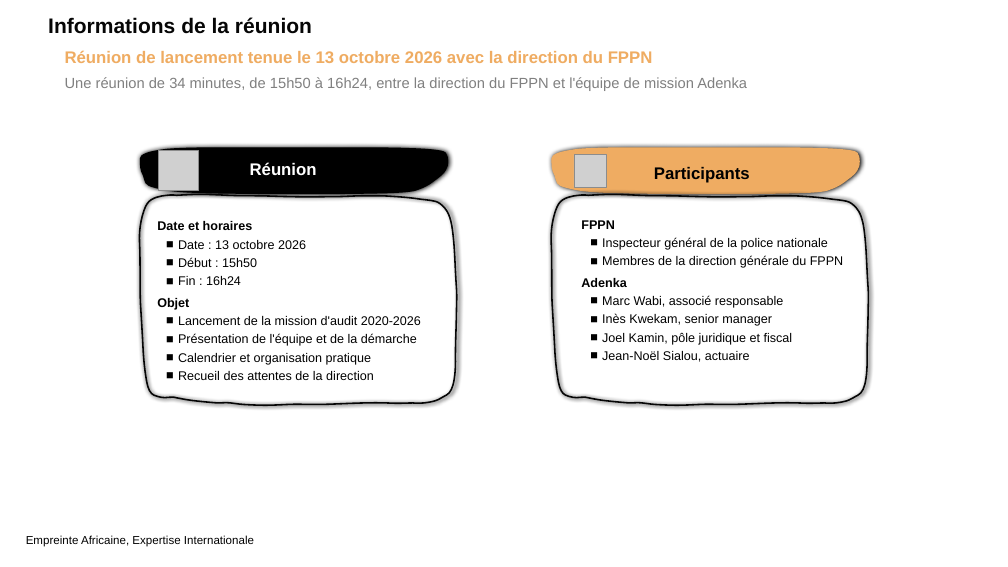
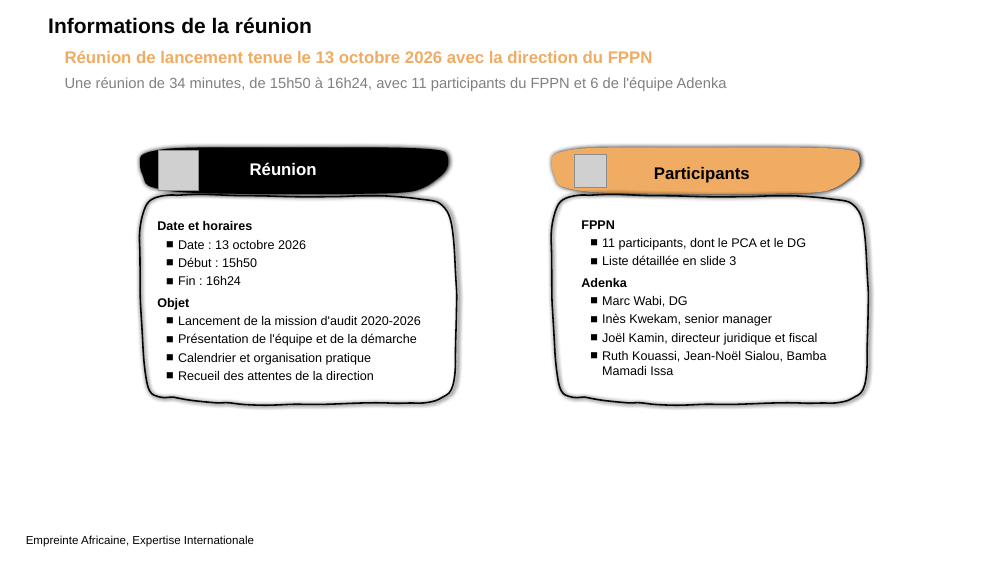
Before and after one commit to siakoel-art/FPPN, a slide deck: slide 2 of FPPN_CR_reunion_de_lancement_Adenka_20261013.pptx. Drawn at 1008x567 pixels with LibreOffice and Linux fonts; fonts in the diff are those of the drawing; grey boxes stand for pictures; background and template pictures are left out. Boxes give left, top, right and bottom in pixels: in the first picture for what was removed or moved away, otherwise in the second. Text is boxed around its words. In the diff, an @@ line names an element or a change of style, - is before the commit and + after.

```diff
--- a/FPPN_CR_reunion_de_lancement_Adenka_20261013.pptx
+++ b/FPPN_CR_reunion_de_lancement_Adenka_20261013.pptx
@@ text at box(65, 77, 727, 91): text changed @@
-Une réunion de 34 minutes, de 15h50 à 16h24, entre la direction du FPPN et l'équipe de mission Adenka
+Une réunion de 34 minutes, de 15h50 à 16h24, avec 11 participants du FPPN et 6 de l'équipe Adenka
@@ text at box(602, 238, 806, 265): text changed @@
-■ Inspecteur général de la police nationale
-■ Membres de la direction générale du FPPN
+■ 11 participants, dont le PCA et le DG
+■ Liste détaillée en slide 3
@@ text at box(602, 296, 688, 307): text changed @@
-■ Marc Wabi, associé responsable
+■ Marc Wabi, DG
@@ text at box(602, 333, 827, 375): text changed @@
-■ Joel Kamin, pôle juridique et fiscal
-■ Jean-Noël Sialou, actuaire
+■ Joël Kamin, directeur juridique et fiscal
+■ Ruth Kouassi, Jean-Noël Sialou, Bamba Mamadi Issa
```
Also in this commit, not shown: 2 slides added.
